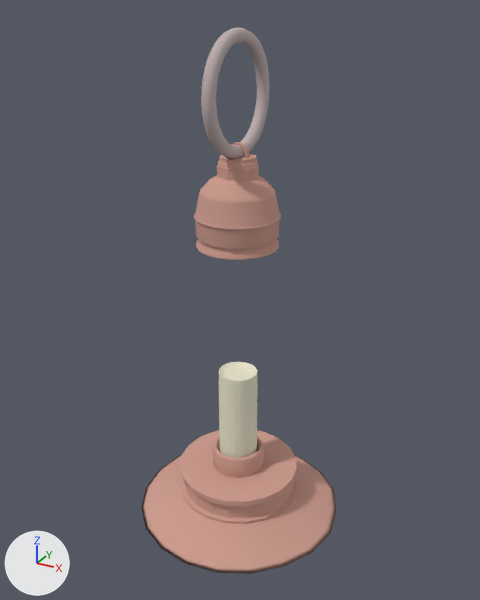
The OBJ model Assets/Prefabs/lantern.obj: old version first, new version second.
Both versions are drawn from a camera (50 mm lens) standing at (4.55, -8.2, 7.37) and looking at (0.03, 0.0, 3.27). Lighting does not change. The marker at lower left points along +X, +Y and +Z. Where no turn or scale is listed for an object, it has been applied to the vertices.

Names of what the first picture shows: 'lantern'.
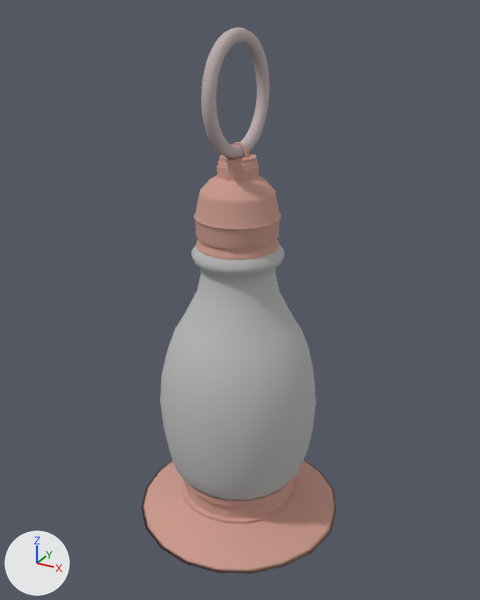
Changed parts and their boxes (x1, y1, x2, y2) in the pictures (480 x 600 px):
part 1 of me_lantern, added: after (160, 244, 316, 500)

The change, as a list of edits to the scene's bpy script:
```text
Add mat_initialshadinggroup:
    mat_initialshadinggroup = principled_material('initialShadingGroup')
    mat_initialshadinggroup.base_color = (0.5, 0.5, 0.5)  # grey #bcbcbc
    mat_initialshadinggroup.roughness = 1.0
Change me_lantern:
    used by ob_lantern; location = (0.0, 0.0, 0.0)
    remove me_lantern.from_pydata(...)  # 4654 vertices, 4670 faces; spans x -1.7..1.75, y -1.7..1.7, z -0.58..7.14
    add me_lantern.from_pydata(...)  # 4994 vertices, 4990 faces; spans x -1.7..1.75, y -1.7..1.7, z -0.58..7.14
    me_lantern part 1: a new loose piece of 340 vertices spanning x -1.27..1.27, y -1.27..1.27, z 0.23..4.15, in mat_initialshadinggroup (grey #bcbcbc)
    add me_lantern.materials.append(mat_initialshadinggroup)  # grey #bcbcbc
```
